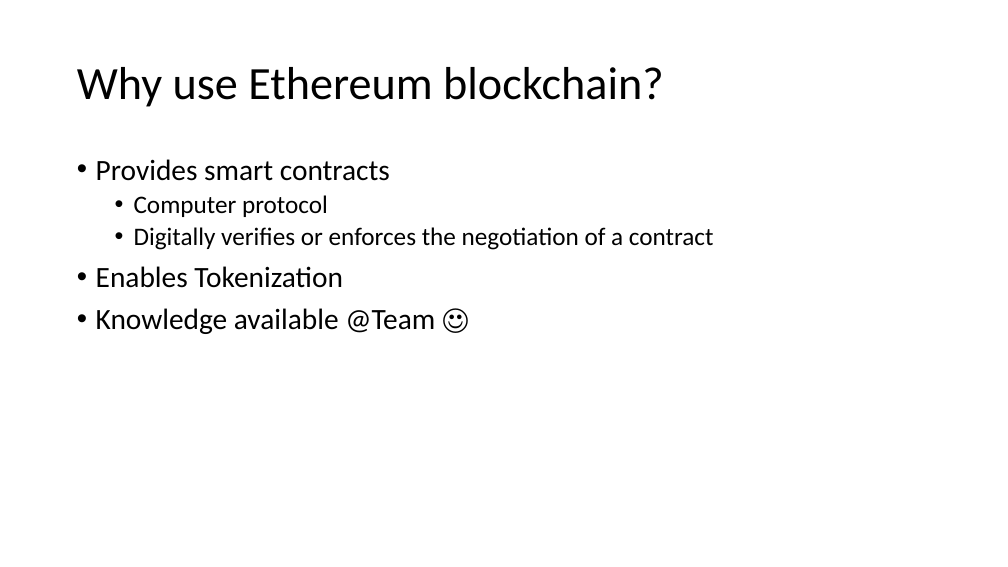
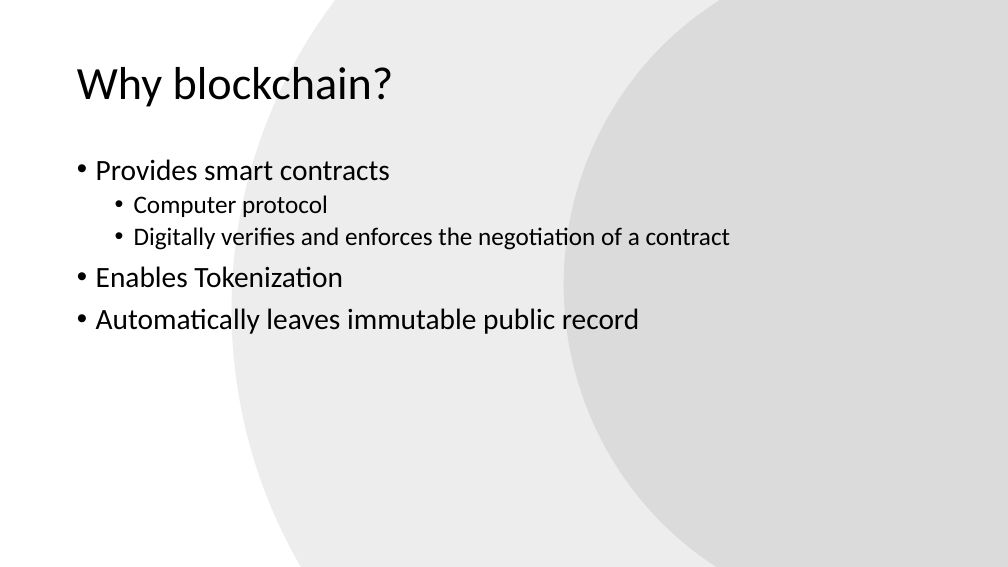
Before and after one commit to JuanPedroGHM/ChainReaction, a slide deck: slide 7 of chainreaction_pitch_2018_02_03_18-00-00.pptx. Drawn at 1008x567 pixels with LibreOffice and Linux fonts; fonts in the diff are those of the drawing. Boxes give left, top, right and bottom in pixels: in the first picture for what was removed or moved away, otherwise in the second. Text is boxed around its words. In the diff, an @@ line names an element or a change of style, - is before the commit and + after.

Commit message:
Update presentation

```diff
--- a/chainreaction_pitch_2018_02_03_18-00-00.pptx
+++ b/chainreaction_pitch_2018_02_03_18-00-00.pptx
@@ ellipse added at bbox=[231, 0, 1008, 567], fill #EDEDED @@
@@ ellipse added at bbox=[564, 0, 1008, 567], fill #DBDBDB @@
@@ title at bbox=[77, 67, 394, 107]: text changed @@
-Why use Ethereum blockchain?
+Why blockchain?
@@ text at bbox=[134, 227, 731, 250]: text changed @@
-  • Digitally verifies or enforces the negotiation of a contract
+  • Digitally verifies and enforces the negotiation of a contract
@@ text at bbox=[96, 308, 639, 334]: text changed @@
-• Knowledge available @Team ☺
+• Automatically leaves immutable public record
```
Also in this commit, not shown: 4 other slides changed, 5 slides added, 4 slides removed.
